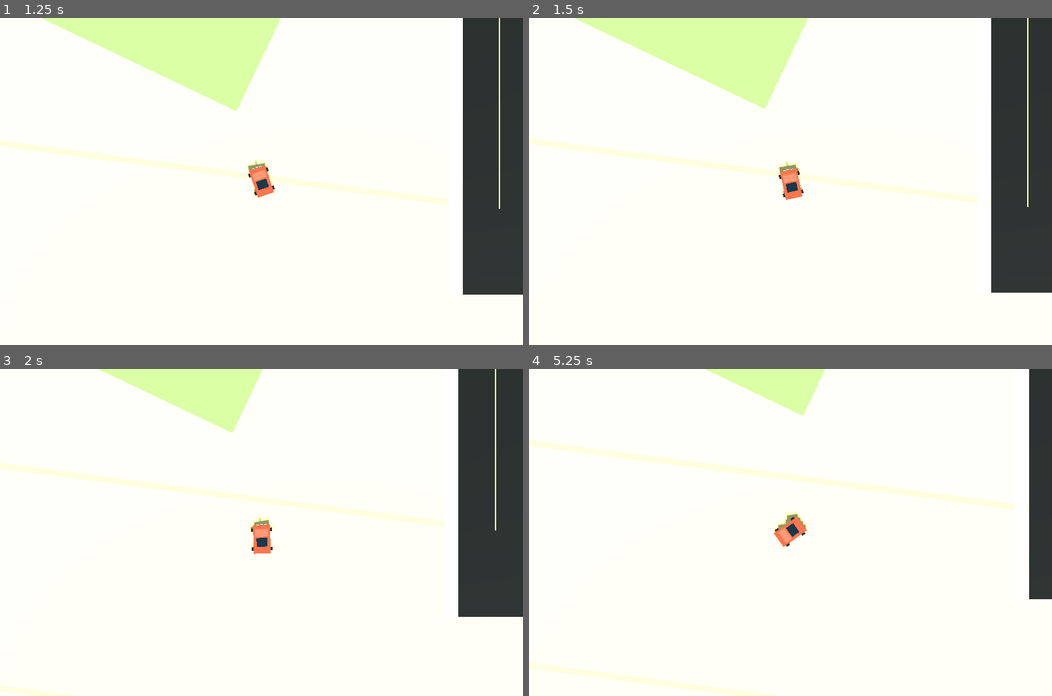
Above: before the commit, frames 1-4 (two rows, left to right).
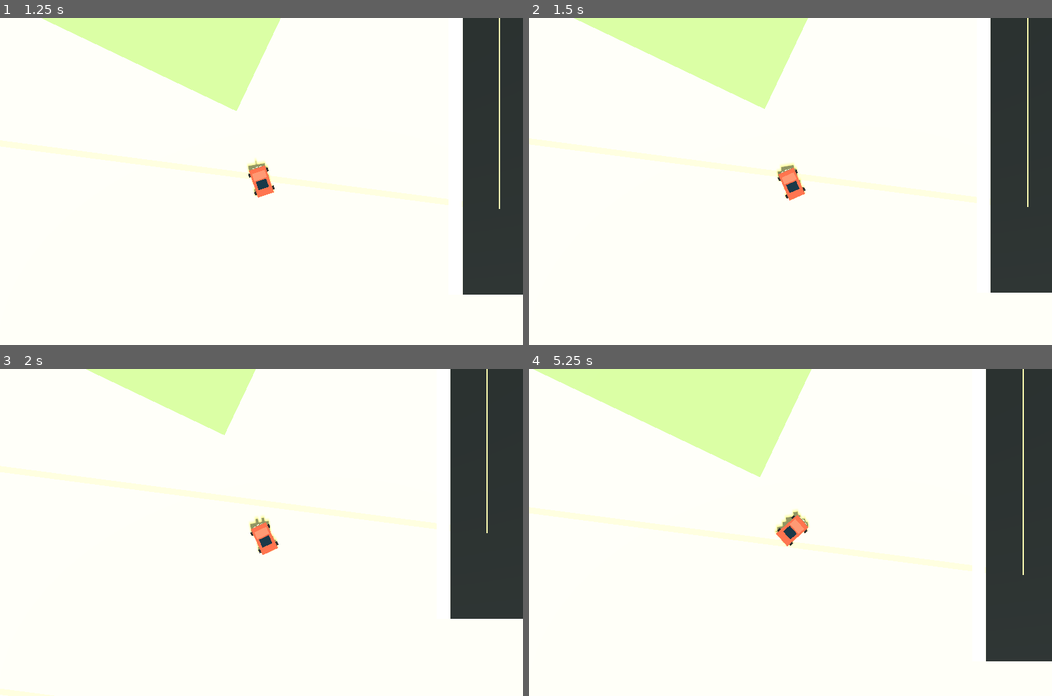
Above: after the commit, the same moments.

Repository: scaiado/lisbon3D
Game: Godot game, scene res://scenes/main.tscn
Same seed, same stepped clock (60 frames per second), same inputs: the game is played once before the commit and once after it.
Inputs:
- Up to frame 1 (1.25 s): hold D (steer_right) from 0.53 s (still down); hold Shift (boost) from 0.53 s (still down)
- Up to frame 2 (1.5 s): release D (steer_right) at 1.28 s; release Shift (boost) at 1.28 s; hold S (brake) from 1.28 s (still down); tap Shift (boost) at 1.35 s
- Up to frame 3 (2 s): keep holding S (brake)
- Up to frame 4 (5.25 s): release S (brake) at 2.03 s; hold D (steer_right) 2.03-2.78 s; hold Shift (boost) 2.03-2.78 s; hold W (accelerate) 2.78-3.53 s; tap Shift (boost) at 2.85, 4.35 s; hold Shift (boost) 3.53-4.28 s; hold A (steer_left) 3.53-5.03 s; hold S (brake) from 5.03 s (still down); hold Shift (boost) from 5.03 s (still down)

Frame 1 is identical in both runs. In frame 2, 0.3% of the frame differs, in the area x 0-89%, y 0-84%; in frame 3, 3.3%; in frame 4, 18%, in the area x 0-100%, y 0-92%.

Commit message:
Remove invisible native road constraints

Diff:
--- a/game/godot/scripts/vehicle_controller.gd
+++ b/game/godot/scripts/vehicle_controller.gd
@@ -6,7 +6,6 @@
 const BRAKE_FORCE := 48.0
 const DRAG := 3.2
 const STEER_RATE := 2.2
-const ROAD_ALIGN_RATE := 3.8
 const CAR_WIDTH := 3.2
 const CAR_LENGTH := 5.4
 
@@ -34,7 +33,7 @@
 	var throttle := Input.get_action_strength("accelerate")
 	var brake := Input.get_action_strength("brake")
 	var boost := 1.0 if not Input.is_action_pressed("boost") else BOOST_SPEED / MAX_SPEED
-	var steer_input := Input.get_action_strength("steer_left") - Input.get_action_strength("steer_right")
+	var steer_input := Input.get_action_strength("steer_right") - Input.get_action_strength("steer_left")
 
 	speed += throttle * ACCELERATION * delta
 	speed -= brake * BRAKE_FORCE * delta
@@ -42,31 +41,12 @@
 	speed = clamp(speed, -12.0, MAX_SPEED * boost)
 
 	steering = lerp(steering, steer_input, min(delta * 8.0, 1.0))
-	rotation.y -= steering * STEER_RATE * delta * clamp(abs(speed) / 18.0, 0.25, 1.0)
+	rotation.y += steering * STEER_RATE * delta * clamp(abs(speed) / 18.0, 0.25, 1.0)
 
 	global_position += _forward() * speed * delta
 
-	var nearest := _nearest_road(global_position)
-	if nearest.has("point"):
-		var road_width := float(nearest.segment.get("width", 9.0))
-		_align_to_road(nearest.segment, steer_input, delta)
-		if nearest.distance > road_width * 0.82:
-			global_position = global_position.lerp(nearest.point + Vector3(0, global_position.y, 0), min(delta * 2.4, 1.0))
-			speed *= 0.985
-
 func _forward() -> Vector3:
 	return (-global_transform.basis.z).normalized()
-
-func _align_to_road(segment: Dictionary, steer_input: float, delta: float) -> void:
-	if abs(steer_input) > 0.08 or abs(speed) < 1.0:
-		return
-
-	var tangent: Vector3 = (segment.end - segment.start).normalized()
-	if tangent.dot(_forward()) < 0.0:
-		tangent = -tangent
-
-	var target_heading := atan2(tangent.x, -tangent.z)
-	rotation.y = lerp_angle(rotation.y, target_heading, min(delta * ROAD_ALIGN_RATE, 1.0))
 
 func _nearest_road(point: Vector3) -> Dictionary:
 	var best := {}
